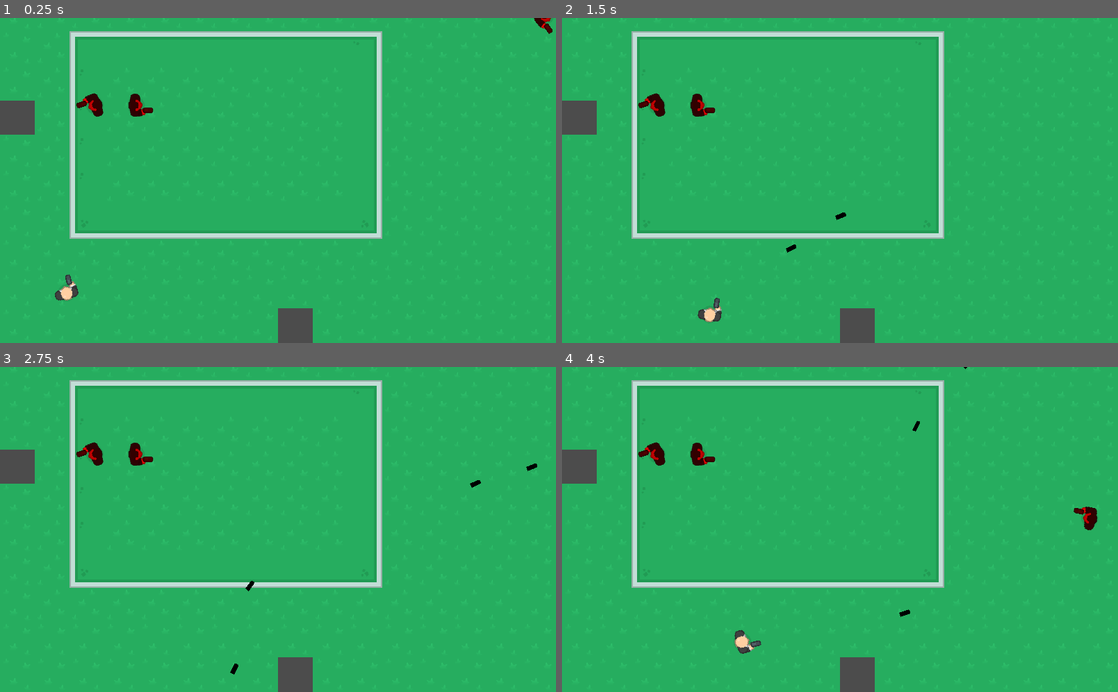
Above: before the commit, frames 1-4 (two rows, left to right).
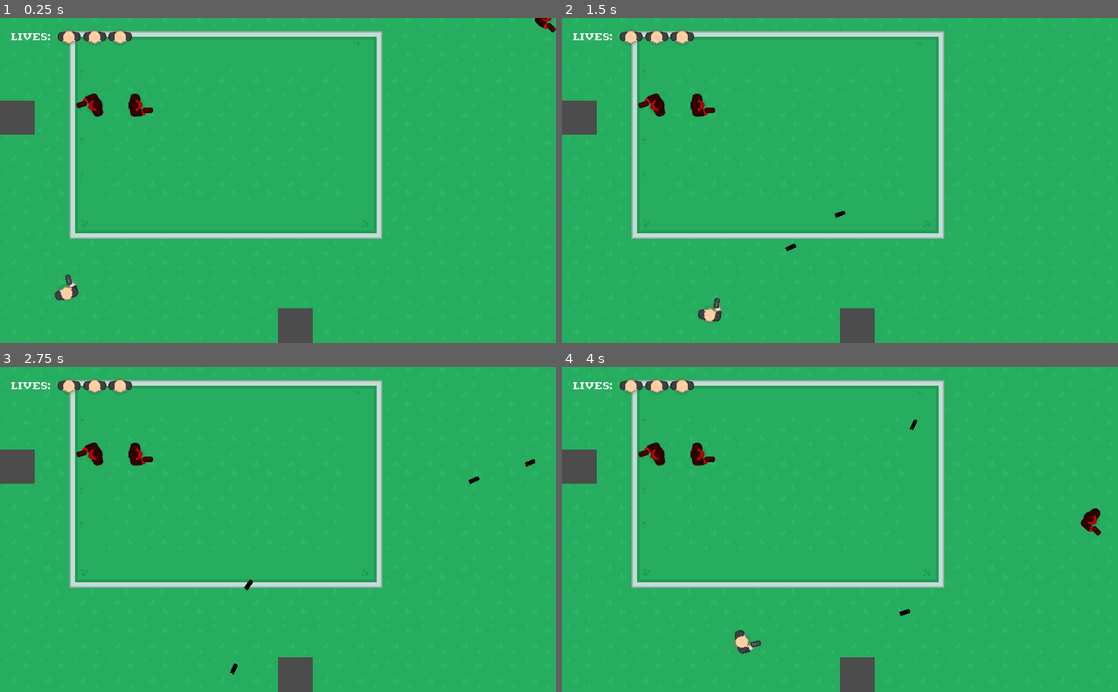
Above: after the commit, the same moments.

Repository: JackTeo/TheLastBountyHunter
Game: Godot game, scene res://Levels/Level_1.tscn
Same seed, same stepped clock (60 frames per second), same inputs: the game is played once before the commit and once after it. Before the commit the project has no main scene; this scene is started directly in both runs.
Inputs (mouse positions are in pixels of both pictures, inside the frame that each line leads up to):
- Up to frame 1 (0.25 s): no input
- Up to frame 2 (1.5 s): move the mouse to (962, 164) at 0.52 s; press the mouse at (962, 164) at 0.53 s; hold D (ui_right) 0.53-1.28 s; move the mouse to (728, 196) at 1.27 s; release the mouse at (728, 196) at 1.28 s; hold S (ui_down) from 1.28 s (still down); click (728, 196) at 1.35 s
- Up to frame 3 (2.75 s): move the mouse to (333, 458) at 2.02 s; release S (ui_down) at 2.03 s; press the mouse at (333, 458) at 2.03 s; hold D (ui_right) from 2.03 s (still down)
- Up to frame 4 (4 s): move the mouse to (812, 594) at 2.77 s; release D (ui_right) at 2.78 s; release the mouse at (812, 594) at 2.78 s; hold W (ui_up) 2.78-3.53 s; click (812, 594) at 2.85 s; move the mouse to (1006, 578) at 3.52 s; press the mouse at (1006, 578) at 3.53 s; hold A (ui_left) from 3.53 s (still down)

The runs differ from the first frame. In frame 1, 0.6% of the frame differs, in the area x 2-100%, y 0-9%; in frame 2, 0.5%; in frame 3, 0.6%; in frame 4, 0.7%, in the area x 2-97%, y 0-77%.

Commit message:
update

Diff:
--- /dev/null
+++ b/Assets/Fonts/Romulus.tres
@@ -0,0 +1,7 @@
+[gd_resource type="DynamicFont" load_steps=2 format=2]
+
+[ext_resource path="res://Assets/Fonts/romulus.ttf" type="DynamicFontData" id=1]
+
+[resource]
+size = 30
+font_data = ExtResource( 1 )
--- a/Bullets/Bullets.gd
+++ b/Bullets/Bullets.gd
@@ -20,3 +20,6 @@
 	explode()
 	if body.has_method('take_damage'):
 		body.take_damage(damage)
+
+func _on_VisibilityNotifier2D_screen_exited():
+	queue_free()
--- a/Bullets/Bullets.tscn
+++ b/Bullets/Bullets.tscn
@@ -9,4 +9,7 @@
 region_enabled = true
 
 [node name="CollisionShape2D" type="CollisionShape2D" parent="."]
+
+[node name="VisibilityNotifier2D" type="VisibilityNotifier2D" parent="."]
 [connection signal="body_entered" from="." to="." method="_on_Bullets_body_entered"]
+[connection signal="screen_exited" from="VisibilityNotifier2D" to="." method="_on_VisibilityNotifier2D_screen_exited"]
--- /dev/null
+++ b/Bullets/EnemyBullet.gd
@@ -0,0 +1 @@
+extends "res://Bullets/Bullets.gd"
--- a/Bullets/EnemyBullet.tscn
+++ b/Bullets/EnemyBullet.tscn
@@ -1,17 +1,25 @@
-[gd_scene load_steps=4 format=2]
+[gd_scene load_steps=5 format=2]
 
 [ext_resource path="res://Assets/Kenny/onlyObjects_retina_rotated.png" type="Texture" id=1]
 [ext_resource path="res://Bullets/Bullets.tscn" type="PackedScene" id=2]
+[ext_resource path="res://Bullets/EnemyBullet.gd" type="Script" id=3]
 
 [sub_resource type="RectangleShape2D" id=1]
-extents = Vector2( 14, 8 )
+extents = Vector2( 10, 4 )
 
 [node name="Bullets" instance=ExtResource( 2 )]
+script = ExtResource( 3 )
+speed = 400
+damage = 10
 
 [node name="Sprite" parent="." index="0"]
 texture = ExtResource( 1 )
 flip_h = true
-region_rect = Rect2( 308, 375, 28, 16 )
+region_rect = Rect2( 216, 542, 20, 8 )
 
 [node name="CollisionShape2D" parent="." index="1"]
 shape = SubResource( 1 )
+
+[node name="VisibilityNotifier2D" parent="." index="2"]
+position = Vector2( 0, 2.38419e-07 )
+scale = Vector2( 1, 0.4 )
--- a/Bullets/PlayerBullet.tscn
+++ b/Bullets/PlayerBullet.tscn
@@ -16,8 +16,11 @@
 modulate = Color( 0, 0, 0, 1 )
 texture = ExtResource( 2 )
 flip_h = true
-region_enabled = true
 region_rect = Rect2( 236, 542, 20, 8 )
 
 [node name="CollisionShape2D" parent="." index="1"]
 shape = SubResource( 1 )
+
+[node name="VisibilityNotifier2D" parent="." index="2"]
+position = Vector2( 0, 2.38419e-07 )
+scale = Vector2( 1, 0.4 )
--- a/Characters/Character.gd
+++ b/Characters/Character.gd
@@ -24,9 +24,13 @@
 	if can_shoot:
 		can_shoot = false
 		$GunTimer.start()
-		var dir = Vector2(1, 0).rotated($Body.global_rotation)
+		var dir = Vector2(1, 0).rotated($Body.global_rotation - 0.01)
 		emit_signal('shoot', Bullet, $Body/Muzzle.global_position, dir)
 
+func take_damage(amount):
+	health -= amount
+	if health <= 0:
+		queue_free()
 
 func _on_GunTimer_timeout():
 	can_shoot = true
--- a/Characters/Enemy.gd
+++ b/Characters/Enemy.gd
@@ -6,11 +6,15 @@
 export (int) var detect_radius
 
 var target = null
+var initial_dir = null
+var current_dir = null
 
 func _ready():
 	var circle = CircleShape2D.new()
 	$DetectRadius/CollisionShape2D.shape = circle
 	$DetectRadius/CollisionShape2D.shape.radius = detect_radius
+
+	initial_dir = Vector2(1, 0).rotated($Body.global_rotation) # Initial body direction
 
 func _physics_process(delta):
 	if parent is PathFollow2D:
@@ -24,6 +28,12 @@
 		var target_dir = (target.global_position - global_position).normalized()
 		var current_dir = Vector2(1, 0).rotated($Body.global_rotation)
 		$Body.global_rotation = current_dir.linear_interpolate(target_dir, rotation_speed * delta).angle()
+		if target_dir.dot(current_dir) > 0.98: # aiming accuracy
+			shoot()
+	else:
+		var current_dir = Vector2(1, 0).rotated($Body.global_rotation)
+		$Body.global_rotation = current_dir.linear_interpolate(initial_dir, rotation_speed * delta).angle()
+
 
 func _on_DetectRadius_body_entered(body):
 	if body.name == "Player":
--- a/Characters/Enemy.tscn
+++ b/Characters/Enemy.tscn
@@ -1,8 +1,9 @@
-[gd_scene load_steps=5 format=2]
+[gd_scene load_steps=6 format=2]
 
 [ext_resource path="res://Characters/Character.tscn" type="PackedScene" id=1]
 [ext_resource path="res://Characters/Enemy.gd" type="Script" id=2]
 [ext_resource path="res://Assets/Kenny/PNG/Man Blue/manBlue_gun.png" type="Texture" id=3]
+[ext_resource path="res://Bullets/EnemyBullet.tscn" type="PackedScene" id=4]
 
 [sub_resource type="RectangleShape2D" id=1]
 extents = Vector2( 13, 22 )
@@ -11,6 +12,7 @@
 collision_layer = 4
 collision_mask = 3
 script = ExtResource( 2 )
+Bullet = ExtResource( 4 )
 
 [node name="Body" parent="." index="0"]
 modulate = Color( 1, 0.0156863, 0.0156863, 1 )
--- /dev/null
+++ b/Globals/HUD.gd
@@ -0,0 +1,21 @@
+extends CanvasLayer
+
+const center = Vector2(0, 0)
+const left = Vector2(-1, 0)
+const right = Vector2(1, 0)
+const up = Vector2(0, -1)
+const down = Vector2(0, 1)
+
+func rand():
+	var d = randi() % 5 + 1 # random number max value of 4, min of 1
+	match d:
+		1:
+			return left
+		2:
+			return right
+		3:
+			return up
+		4:
+			return down
+		5:
+			return center
--- /dev/null
+++ b/Globals/HUD.tscn
@@ -0,0 +1,59 @@
+[gd_scene load_steps=4 format=2]
+
+[ext_resource path="res://Globals/HUD.gd" type="Script" id=1]
+[ext_resource path="res://Assets/Kenny/PNG/Hitman 1/hitman1_stand90.png" type="Texture" id=2]
+[ext_resource path="res://Assets/Fonts/Romulus.tres" type="DynamicFont" id=3]
+
+[node name="HUD" type="CanvasLayer"]
+script = ExtResource( 1 )
+
+[node name="SMargin" type="MarginContainer" parent="."]
+anchor_right = 1.0
+anchor_bottom = 1.0
+custom_constants/margin_right = 20
+custom_constants/margin_top = 20
+custom_constants/margin_left = 20
+custom_constants/margin_bottom = 20
+__meta__ = {
+"_edit_use_anchors_": false
+}
+
+[node name="HContainer" type="HBoxContainer" parent="SMargin"]
+margin_left = 20.0
+margin_top = 20.0
+margin_right = 1004.0
+margin_bottom = 580.0
+__meta__ = {
+"_edit_use_anchors_": false
+}
+
+[node name="Label" type="Label" parent="SMargin/HContainer"]
+margin_right = 84.0
+margin_bottom = 26.0
+size_flags_horizontal = 0
+size_flags_vertical = 0
+custom_fonts/font = ExtResource( 3 )
+text = "Lives: "
+align = 2
+uppercase = true
+__meta__ = {
+"_editor_description_": ""
+}
+
+[node name="Lives1" type="TextureRect" parent="SMargin/HContainer"]
+margin_left = 88.0
+margin_right = 131.0
+margin_bottom = 560.0
+texture = ExtResource( 2 )
+
+[node name="Lives2" type="TextureRect" parent="SMargin/HContainer"]
+margin_left = 135.0
+margin_right = 178.0
+margin_bottom = 560.0
+texture = ExtResource( 2 )
+
+[node name="Lives3" type="TextureRect" parent="SMargin/HContainer"]
+margin_left = 182.0
+margin_right = 225.0
+margin_bottom = 560.0
+texture = ExtResource( 2 )
--- a/Levels/Level_1.tscn
+++ b/Levels/Level_1.tscn
@@ -37,22 +37,28 @@
 [node name="Enemy" parent="Paths/Path2D/PathFollow2D" instance=ExtResource( 3 )]
 scale = Vector2( 0.99413, 0.995358 )
 speed = 100
-health = 100
+health = 10
+gun_cooldown = 1.0
 rotation_speed = 10.0
-detect_radius = 100
+detect_radius = 500
 
 [node name="Enemy" parent="." instance=ExtResource( 3 )]
 position = Vector2( 111.503, 200.554 )
 rotation = 2.82611
 speed = 100
-health = 100
+health = 20
+gun_cooldown = 1.0
 rotation_speed = 2.0
 detect_radius = 300
 
 [node name="Enemy2" parent="." instance=ExtResource( 3 )]
 position = Vector2( 184.633, 201.662 )
 speed = 100
-health = 100
+health = 30
+gun_cooldown = 1.0
 rotation_speed = 2.0
 detect_radius = 300
 [connection signal="shoot" from="Player" to="." method="onGunShoot"]
+[connection signal="shoot" from="Paths/Path2D/PathFollow2D/Enemy" to="." method="onGunShoot"]
+[connection signal="shoot" from="Enemy" to="." method="onGunShoot"]
+[connection signal="shoot" from="Enemy2" to="." method="onGunShoot"]
--- a/project.godot
+++ b/project.godot
@@ -16,10 +16,12 @@
 [application]
 
 config/name="The_Last_Bounty_Hunter"
+run/main_scene="res://Levels/Level_1.tscn"
 config/icon="res://icon.png"
 
 [autoload]
 
+Hud="*res://Globals/HUD.tscn"
 GlobalFunctions="*res://Globals/global_functions.gd"
 
 [display]
Binary file added: Assets/Fonts/romulus.ttf
Binary file added: Assets/Kenny/PNG/Hitman 1/hitman1_stand90.png
Not shown, added: Assets/Kenny/PNG/Hitman 1/hitman1_stand90.png.import
